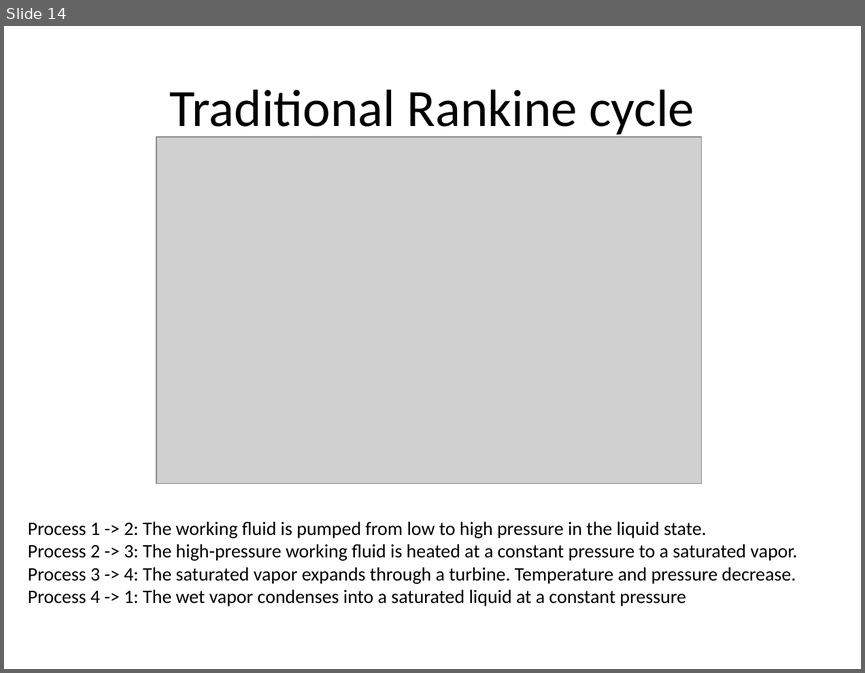
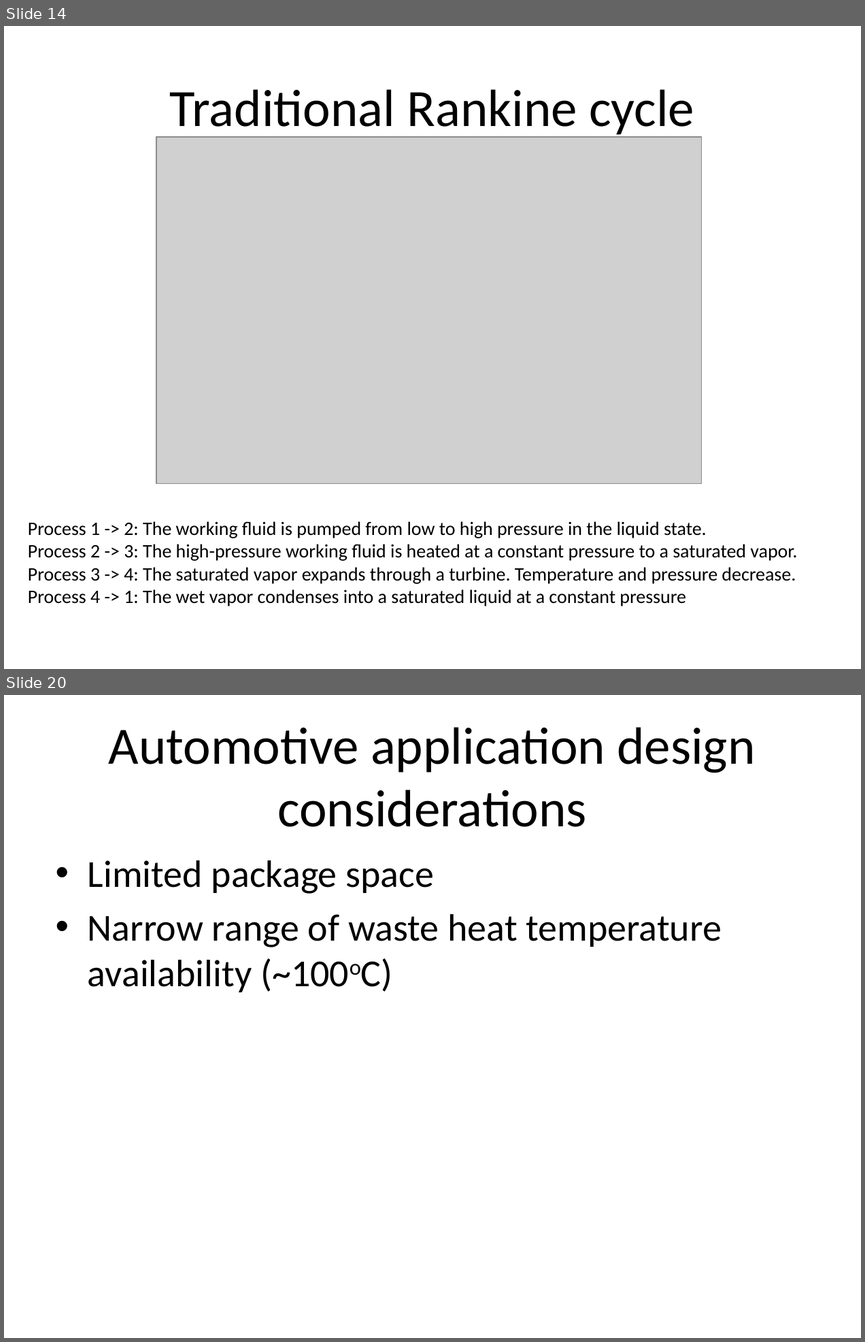
Before and after one commit to gmclapp/Masters_Thesis, a slide deck: Proposal/Proposal presentation.pptx. Shown one above the other, each under a label of ours: slide 14 before the commit, slides 14 and 20 after it; the slides between them are not shown. The pictures are 865x673 and 865x1342 pixels, drawn with LibreOffice and Linux fonts; fonts in the diff are those of the drawing; grey boxes stand for pictures; background and template pictures are left out. Boxes give left, top, right and bottom in pixels: in the first picture for what was removed or moved away, otherwise in the second. Text is boxed around its words. In the diff, an @@ line names an element or a change of style, - is before the commit and + after.

```diff
--- a/Proposal/Proposal presentation.pptx
+++ b/Proposal/Proposal presentation.pptx
@@ slide 20 added at (4, 695, 861, 1338), background picture (left out) @@
@@ title added at (109, 727, 755, 827), 44 pt, text #000000 @@
+Automotive application design considerations
@@ text added at (88, 860, 721, 992), 32 pt, text #000000 @@
+• Limited package space
+• Narrow range of waste heat temperature availability (~100oC)
```
Also in this commit, not shown: 17 slides changed, 11 other slides added, 1 slide removed, 1 other file.
